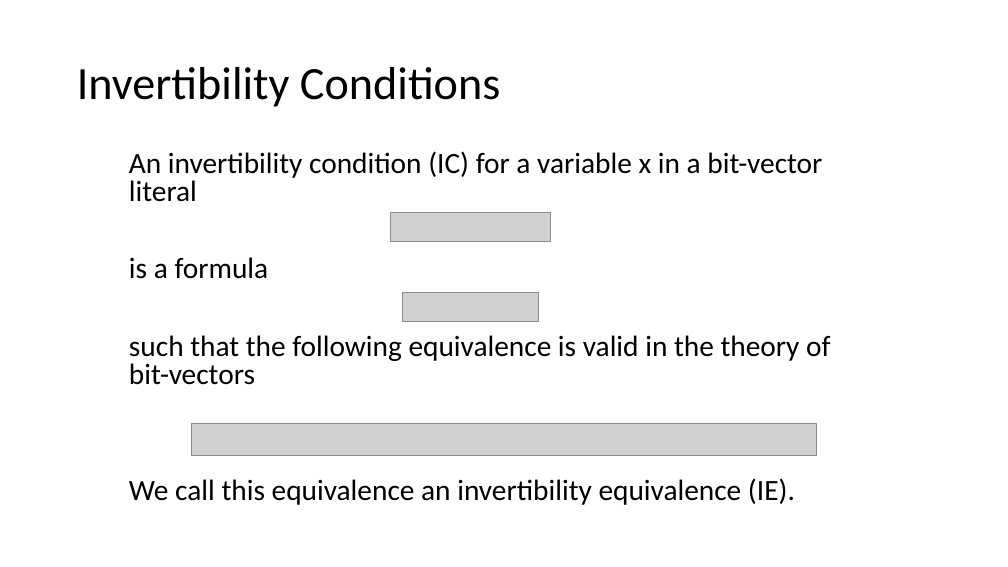
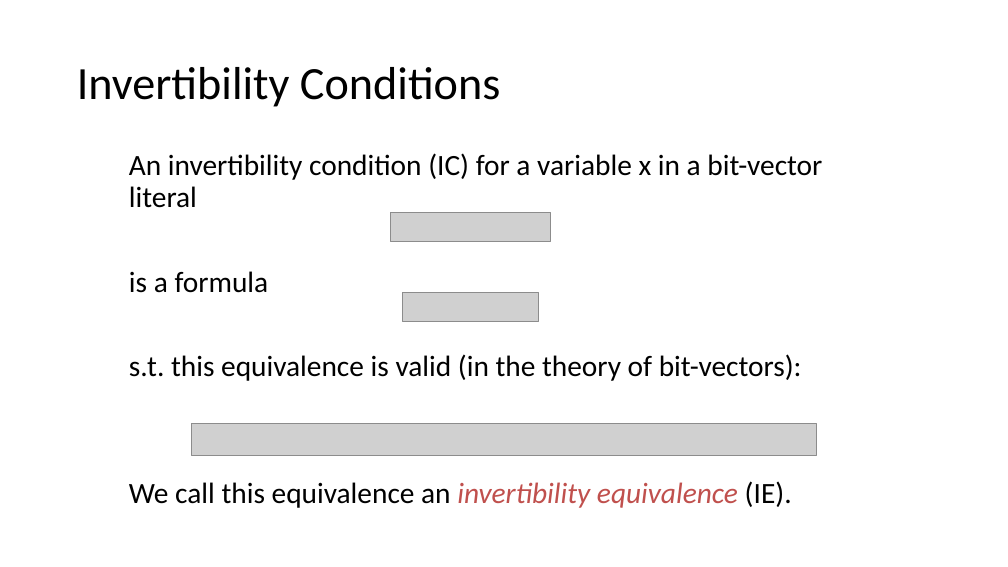
Before and after one commit to arjunvish/pxtp2019presentation, a slide deck: slide 8 of Presentation.pptx (slide 7 before the commit). Drawn at 1008x567 pixels with LibreOffice and Linux fonts; fonts in the diff are those of the drawing; grey boxes stand for pictures. Boxes give left, top, right and bottom in pixels: in the first picture for what was removed or moved away, otherwise in the second. Text is boxed around its words. In the diff, an @@ line names an element or a change of style, - is before the commit and + after.

```diff
--- a/Presentation.pptx
+++ b/Presentation.pptx
@@ text at (x1=129, y1=153, x2=822, y2=508): text colour #000000 to #C0504D, italic on in "invertibility equivalence"; line spacing 0.8 to 0.9 @@
@@ text at (x1=129, y1=354, x2=802, y2=381): text changed @@
-such that the following equivalence is valid in the theory of bit-vectors
+s.t. this equivalence is valid (in the theory of bit-vectors):
```
Also in this commit, not shown: 5 other slides changed, 3 slides added, 1 slide removed.
